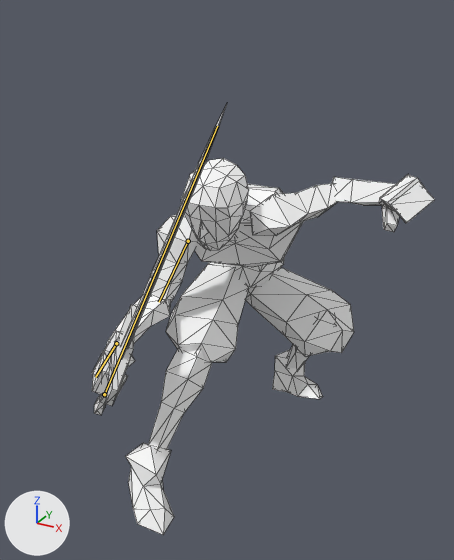
The glTF model entities/sword_figher/model/sword_fighter.glb: old version first, new version second.
The view is the same before and after, from a 50 mm lens placed at (1.57, -3.21, 2.68), pointed at (-0.05, -0.26, 1.21). Arrows for +X, +Y and +Z are at lower left; the lights stay in place. Both versions are drawn at frame 4 of the action 'run_break_loop'; the numbers are the values there. The bones that change are drawn over the model as lines. Mesh edges are drawn as thin lines.

Objects in the first picture: 'Cube', 'sword'.
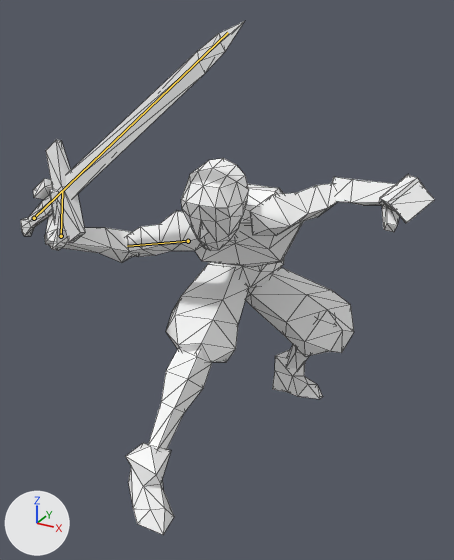
Diff of the bpy script that builds the scene:
```diff
--- a/entities/sword_figher/model/sword_fighter.glb.py
+++ b/entities/sword_figher/model/sword_fighter.glb.py
@@ bone_stick @@
 bone_stick = bpy.data.objects['Armature'].pose.bones['Stick']  # child of 'Root'
-bone_stick.location = (0.389, 1.15, 1.122)
-bone_stick.rotation_quaternion = (0.02, -0.331, -0.745, 0.578)  # degrees (69, 159, -34)
+bone_stick.location = (-0.366, 0.784, 0.318)
+bone_stick.rotation_quaternion = (0.733, -0.329, 0.101, -0.587)  # degrees (-38, -14, -73)
@@ bone_arm_r @@
 bone_arm_r = bpy.data.objects['Armature'].pose.bones['Arm_r']  # child of 'Shoulder_r'
-bone_arm_r.rotation_quaternion = (0.983, -0.124, 0.06, 0.123)  # degrees (-13, 9, 13)
+bone_arm_r.rotation_quaternion = (0.888, 0.346, 0.247, 0.175)  # degrees (48, 19, 31)
@@ bone_hand_r @@
 bone_hand_r = bpy.data.objects['Armature'].pose.bones['hand_r']  # child of 'forearm_r'
-bone_hand_r.rotation_quaternion = (0.961, -0.2, 0.192, 0.001)  # degrees (-24, 22, -5)
+bone_hand_r.rotation_quaternion = (0.658, 0.535, 0.306, 0.433)  # degrees (76, -3, 64)
```

Boxes (x1, y1, x2, y2) around the edits, measured in the pictures (454 x 560 px):
'Cube', posed (17% wider): before (92, 158, 435, 535); after (33, 158, 435, 535)
'sword', posed (68% wider, 29% shorter): before (94, 104, 227, 415); after (21, 21, 245, 242)
bone 'Stick', root to tip: before (104, 394) to (217, 126); after (34, 218) to (228, 32)
bone 'Arm_r', root to tip: before (188, 241) to (159, 302); after (188, 241) to (127, 246)
bone 'hand_r', root to tip: before (116, 343) to (95, 377); after (61, 236) to (62, 191)
